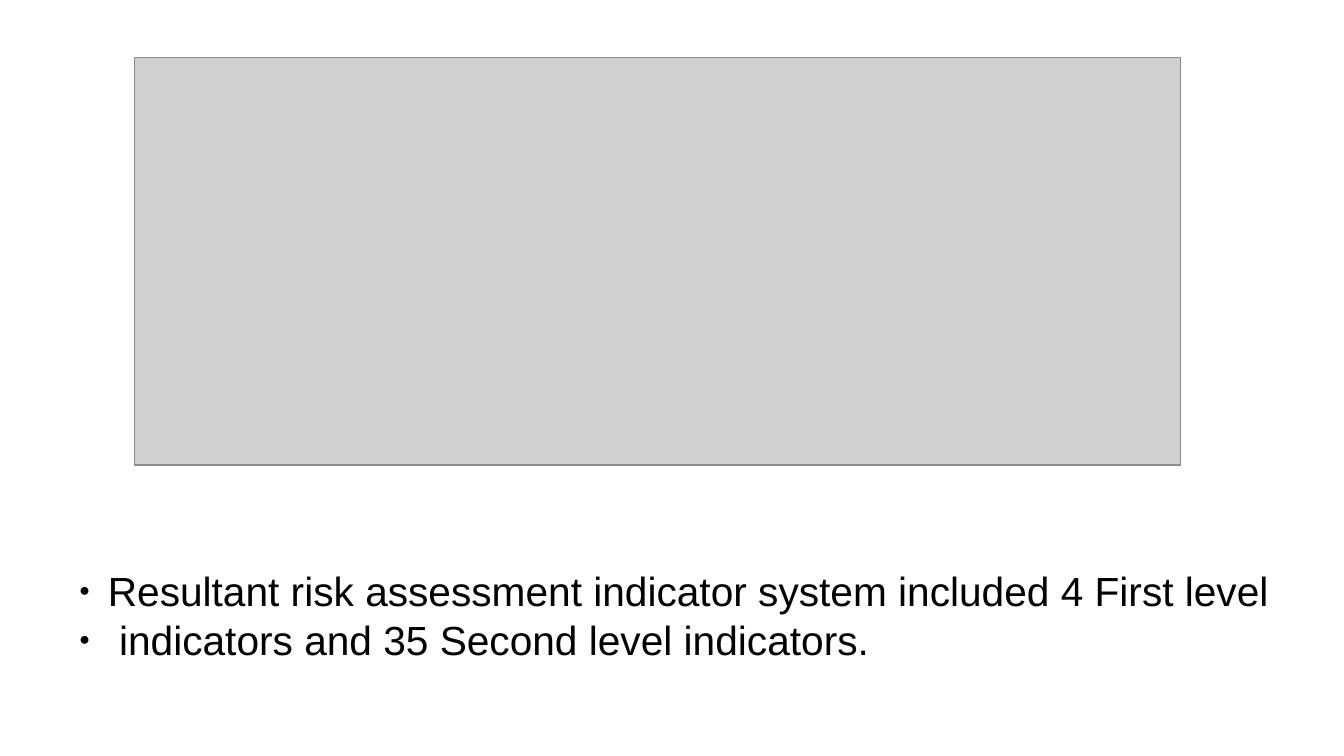
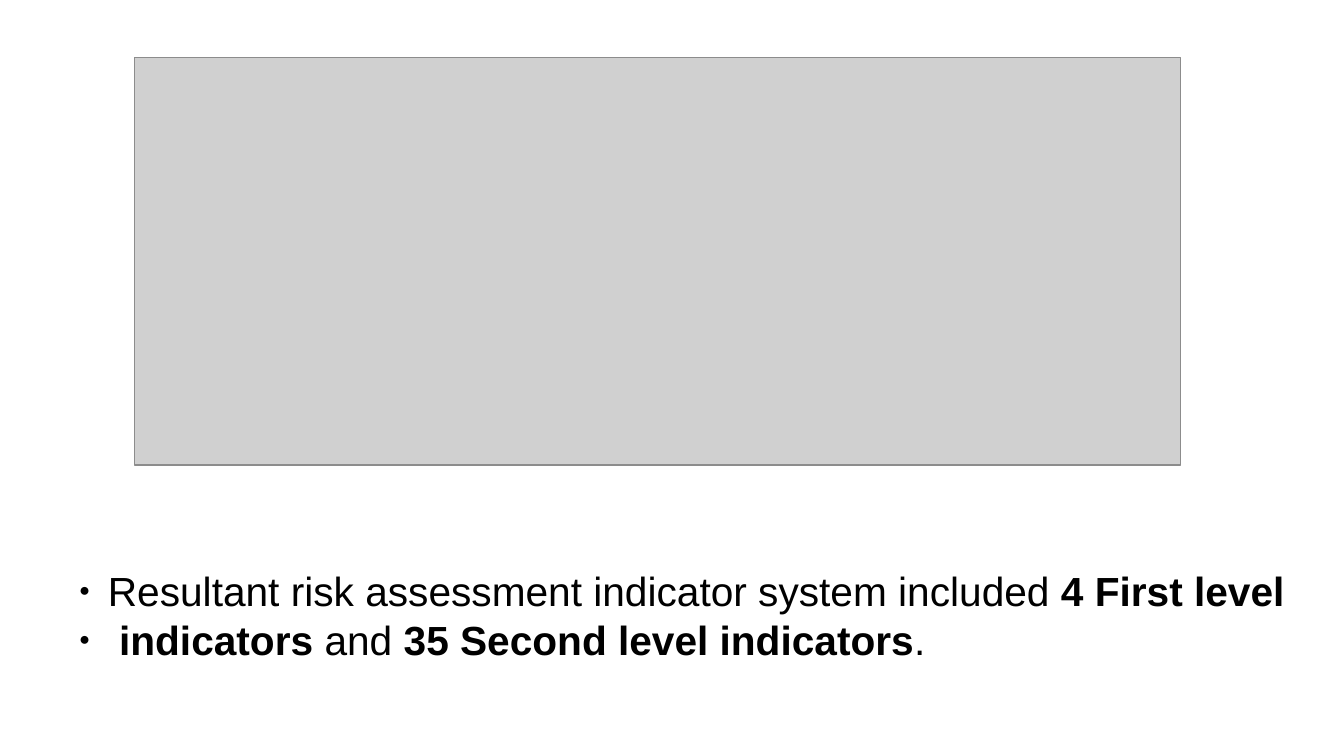
Before and after one commit to alfinwilliam/S5MCA_Seminar_Report, a slide deck: slide 12 of seminar.odp. Drawn at 1344x756 pixels with LibreOffice and Linux fonts; fonts in the diff are those of the drawing; grey boxes stand for pictures; background and template pictures are left out. Boxes give left, top, right and bottom in pixels: in the first picture for what was removed or moved away, otherwise in the second. Text is boxed around its words. In the diff, an @@ line names an element or a change of style, - is before the commit and + after.

```diff
--- a/seminar.odp
+++ b/seminar.odp
@@ text "Resultant risk assessment indicator system ..." at bbox=[108, 576, 1284, 656]: bold on in "4 First level", "indicators 35 Second level indicators." @@
```
Also in this commit, not shown: 1 other slide changed, 5 slides added.
